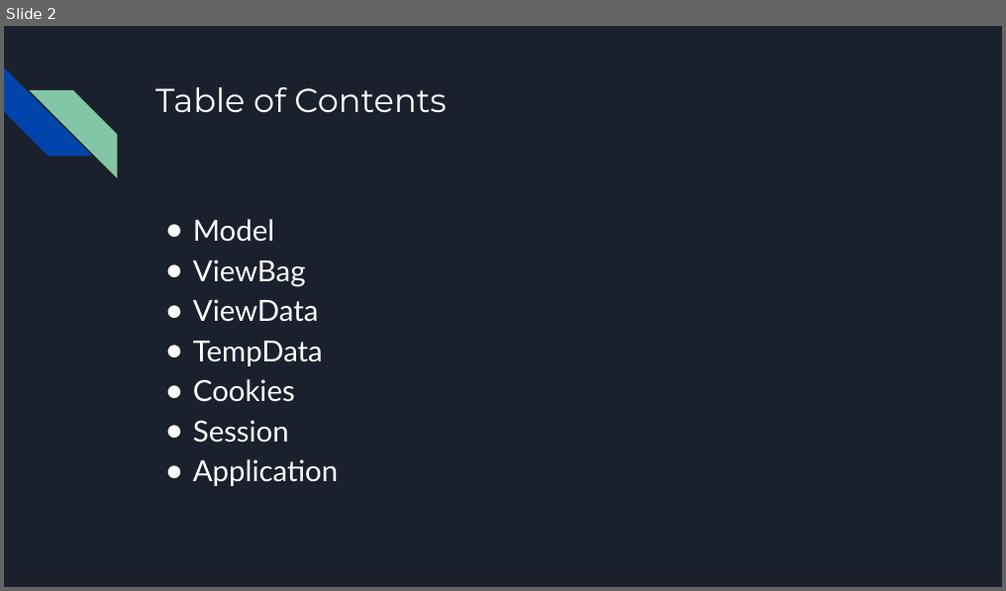
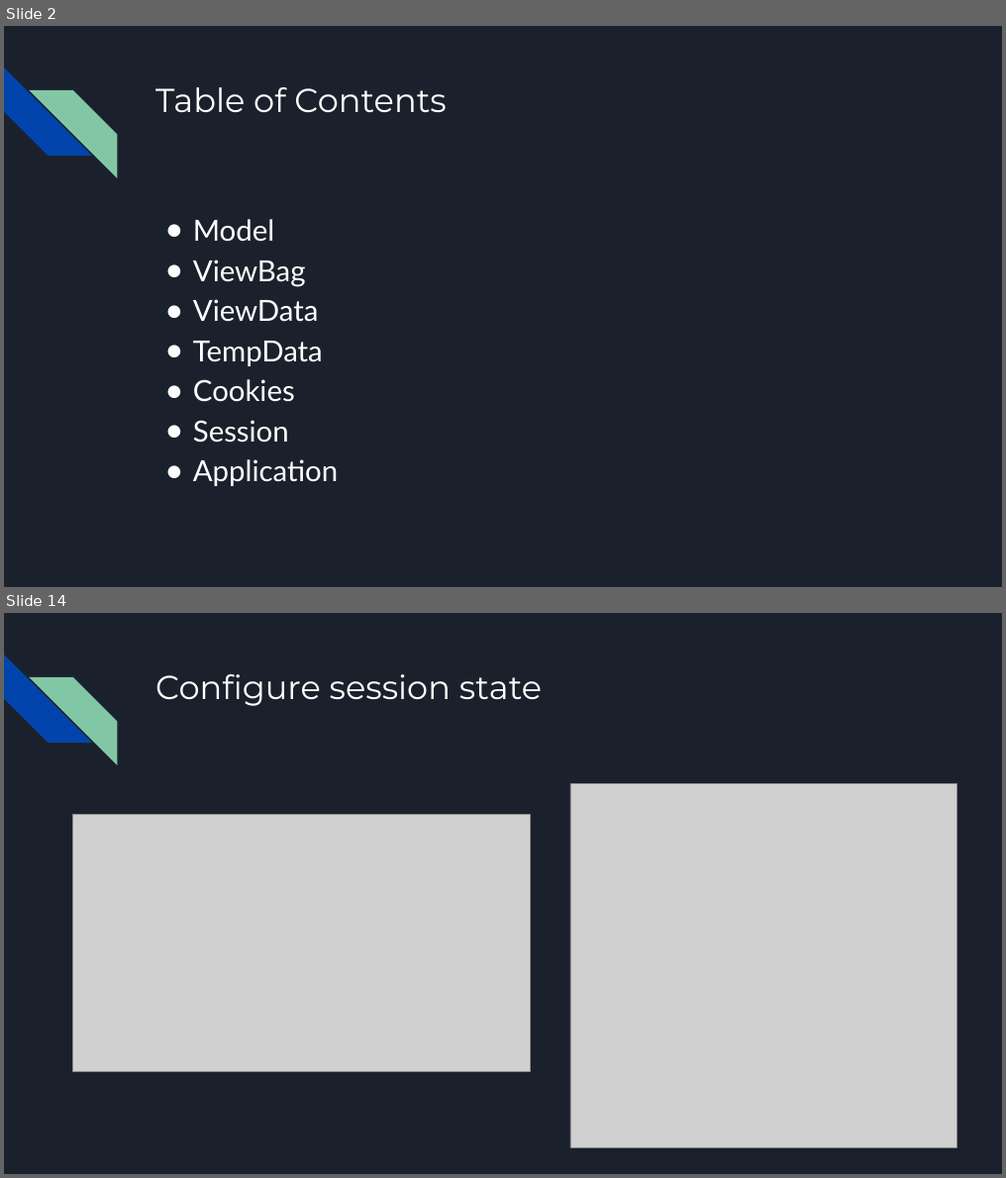
Before and after one commit to bulhard/Web-Programming, a slide deck: 00 Presentations/08 Storing Temporary Data.pptx. Shown one above the other, each under a label of ours: slide 2 before the commit, slides 2 and 14 after it; the slides between them are not shown. The pictures are 1006x591 and 1006x1178 pixels, drawn with LibreOffice and Linux fonts; fonts in the diff are those of the drawing; grey boxes stand for pictures. Boxes give left, top, right and bottom in pixels: in the first picture for what was removed or moved away, otherwise in the second. Text is boxed around its words. In the diff, an @@ line names an element or a change of style, - is before the commit and + after.

```diff
--- a/00 Presentations/08 Storing Temporary Data.pptx
+++ b/00 Presentations/08 Storing Temporary Data.pptx
@@ slide 14 added at box(4, 613, 1002, 1174), background #1B212C; not listed: 2 template elements that a slide beside it also shows @@
@@ title added at box(155, 674, 542, 706), 32 pt, text #FFFFFF @@
+Configure session state
@@ picture added at box(570, 784, 957, 1149) @@
@@ picture added at box(73, 814, 530, 1072) @@
```
Also in this commit, not shown: 2 slides changed, 15 other slides added, 1 slide removed, 7 other files.
